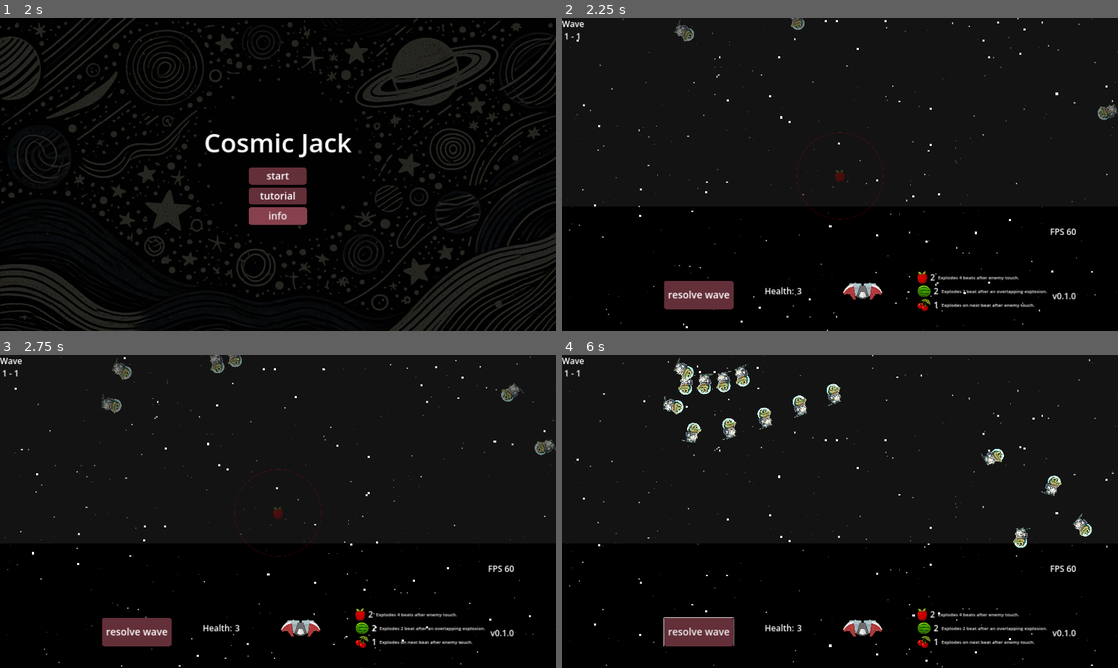
Above: before the commit, frames 1-4 (two rows, left to right).
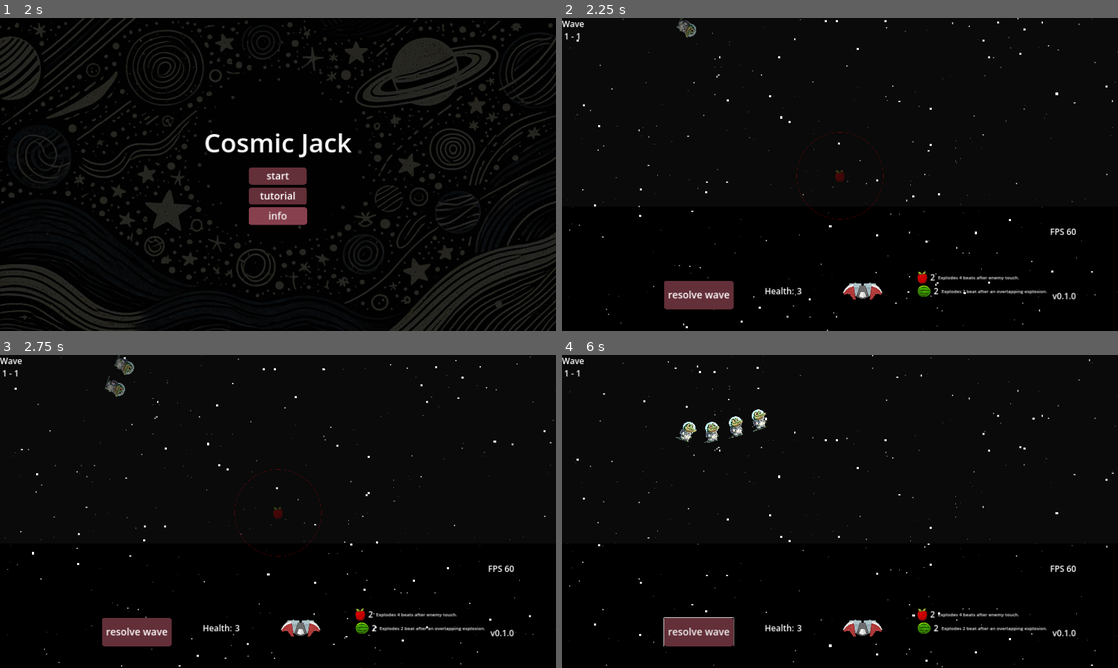
Above: after the commit, the same moments.

Repository: moby-it/cosmic-jack
Game: Godot game, scene res://main.tscn
Two runs of this game, one before a commit and one after it. Both use one fixed random seed, a clock stepped at 60 frames per second and the inputs below.
Inputs (mouse positions are in pixels of both pictures, inside the frame that each line leads up to):
- Up to frame 1 (2 s): tap Enter at 0.5 s; move the mouse to (400, 158) at 0.52 s; hold Up (ui_up) 0.53-1.25 s; hold Ctrl 0.53-1.25 s; click (400, 158) at 0.67 s; click (278, 221) at 1.25 s
- Up to frame 2 (2.25 s): click "start" at 2 s
- Up to frame 3 (2.75 s): no input
- Up to frame 4 (6 s): click "resolve wave" at 2.75 s; drag from (728, 527) to (1073, 392) at 3.52 s; move the mouse to (895, 442) at 4.27 s; hold Up (ui_up) 4.28-5 s; hold Ctrl 4.28-5 s; tap O at 4.35 s; drag from (812, 574) to (995, 455) at 5.02 s; move the mouse to (1006, 558) at 5.77 s; hold Down (ui_down) from 5.78 s (still down); hold Ctrl from 5.78 s (still down); tap Shift at 5.85 s

Frame 1 is identical in both runs. In frame 2, 0.5% of the frame differs, in the area x 20-100%, y 0-94%; in frame 3, 1.0%; in frame 4, 2.4%, in the area x 18-96%, y 0-94%.

Commit message:
wip level design

Diff:
--- a/levels/1/1-1.wave.tres
+++ b/levels/1/1-1.wave.tres
@@ -21,7 +21,8 @@
 
 [resource]
 script = ExtResource("2_7fv10")
+enabled = false
 convoys = Array[ExtResource("1_ug3o7")]([SubResource("Resource_8v38k")])
 audio_track = "res://levels/1/track1.wav"
 bpm = 120
-ammo = SubResource("Resource_tqfoh")
+ammo = SubResource("Resource_553n7")
--- a/levels/1/1-2.wave.tres
+++ b/levels/1/1-2.wave.tres
@@ -21,6 +21,7 @@
 
 [resource]
 script = ExtResource("4_atpr4")
+enabled = false
 convoys = Array[ExtResource("1_denl3")]([SubResource("Resource_pdekj")])
 audio_track = "res://levels/1/track1.wav"
 bpm = 120
--- a/levels/1/1-3.wave.tres
+++ b/levels/1/1-3.wave.tres
@@ -15,12 +15,13 @@
 [sub_resource type="Resource" id="Resource_sbo23"]
 script = ExtResource("1_cuspu")
 duration = 24
-count = 8
+count = 4
 river = ExtResource("3_xxjqi")
 enemy = ExtResource("2_khpvr")
 
 [resource]
 script = ExtResource("3_87hvf")
+enabled = true
 convoys = Array[ExtResource("1_cuspu")]([SubResource("Resource_sbo23")])
 audio_track = "res://levels/1/track1.wav"
 bpm = 120
--- a/levels/1/1.tscn
+++ b/levels/1/1.tscn
@@ -1,10 +1,12 @@
-[gd_scene load_steps=4 format=3 uid="uid://ccr1lk04khsux"]
+[gd_scene load_steps=6 format=3 uid="uid://ccr1lk04khsux"]
 
 [ext_resource type="PackedScene" uid="uid://bf5fa6pqes1hj" path="res://levels/level.tscn" id="1_4wsep"]
 [ext_resource type="Script" path="res://waves/wave.gd" id="2_c33gm"]
-[ext_resource type="Resource" uid="uid://gm6rx4ol8qlt" path="res://levels/1/1-5.wave.tres" id="7_gcbtd"]
+[ext_resource type="Resource" uid="uid://bt6oexdghyrwo" path="res://levels/1/1-1.wave.tres" id="3_cqc8b"]
+[ext_resource type="Resource" uid="uid://be7kwxqprngjr" path="res://levels/1/1-2.wave.tres" id="4_eq06m"]
+[ext_resource type="Resource" uid="uid://3aywhtajvgit" path="res://levels/1/1-3.wave.tres" id="5_p22at"]
 
 [node name="1" type="Node2D"]
 
 [node name="Level" parent="." instance=ExtResource("1_4wsep")]
-waves = Array[ExtResource("2_c33gm")]([ExtResource("7_gcbtd")])
+waves = Array[ExtResource("2_c33gm")]([ExtResource("3_cqc8b"), ExtResource("4_eq06m"), ExtResource("5_p22at")])
--- a/levels/level.gd
+++ b/levels/level.gd
@@ -17,6 +17,7 @@
 	return round_status == ROUND_STATUS.RESOLVING
 
 @export var waves: Array[Wave]
+var active_waves: Array[Wave]
 @export var health = 3
 
 @onready var play_area: ColorRect = $PlayArea
@@ -35,9 +36,10 @@
 var resolving_progres = 0
 
 func curr_wave() -> Wave:
-	return waves[curr_wave_idx]
+	return active_waves[curr_wave_idx]
 
 func _ready() -> void:
+	active_waves = waves.filter(func(w): return w.enabled)
 	level_completed.connect(on_level_completed)
 	health_depleted.connect(on_health_depleted)
 
@@ -51,7 +53,7 @@
 	if health <= 0:
 		return
 	if round_status == ROUND_STATUS.RESOLVED:
-		if len(waves) == curr_wave_idx + 1:
+		if len(active_waves) == curr_wave_idx + 1:
 			level_completed.emit()
 			return
 		else:
--- a/waves/wave.gd
+++ b/waves/wave.gd
@@ -1,6 +1,7 @@
 extends Resource
 class_name Wave
 
+@export var enabled = true
 @export var convoys: Array[Convoy]
 @export_file("*.wav", "*.mp3") var audio_track
 @export var bpm: int
Not shown: 1 places in levels/1/1-1.wave.tres that only renumber resources
